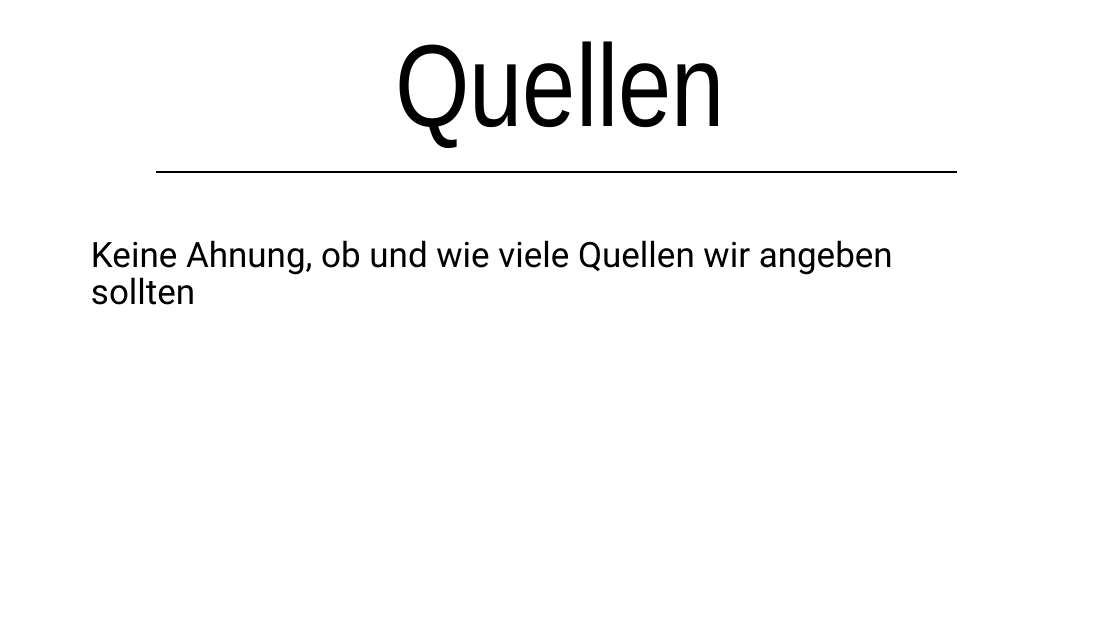
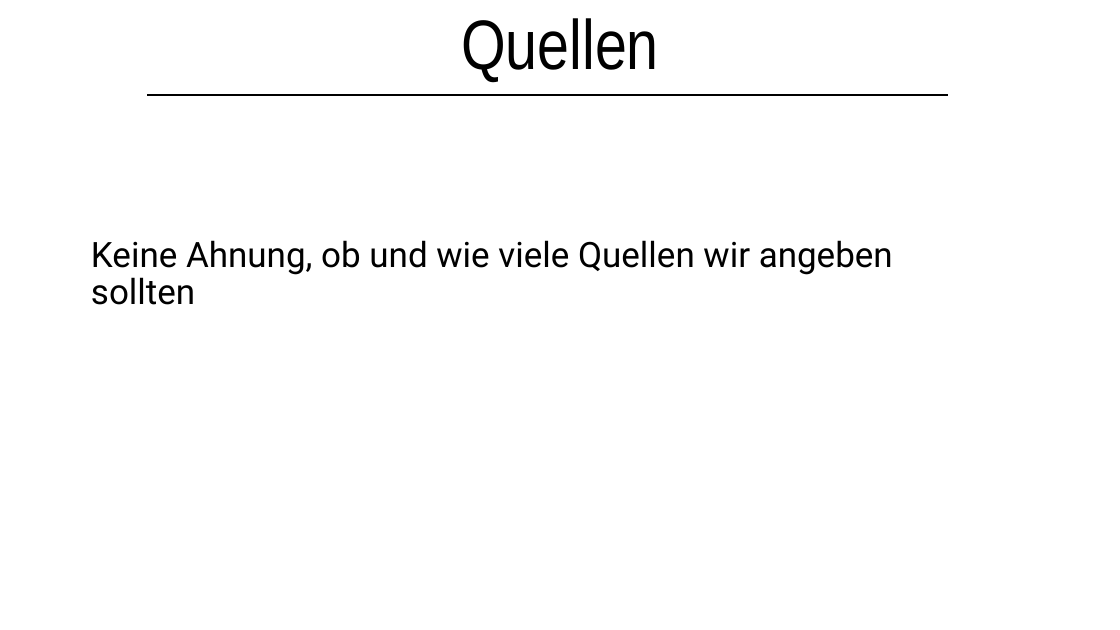
Before and after one commit to lsswchmnn/tank, a slide deck: slide 14 of Präsentation/Kettenfahrzeug.pptx (slide 10 before the commit). Drawn at 1120x630 pixels with LibreOffice and Linux fonts; fonts in the diff are those of the drawing. Boxes give left, top, right and bottom in pixels: in the first picture for what was removed or moved away, otherwise in the second. Text is boxed around its words. In the diff, an @@ line names an element or a change of style, - is before the commit and + after.

```diff
--- a/Präsentation/Kettenfahrzeug.pptx
+++ b/Präsentation/Kettenfahrzeug.pptx
@@ title "Quellen": place and size @@
-title "Quellen" at bbox=[395, 41, 725, 147]
+title "Quellen" at bbox=[461, 18, 659, 82]
@@ title "Quellen" at bbox=[461, 18, 659, 82]: size 100 to 60 pt @@
@@ line moved from (156, 172) - (957, 172) to (147, 95) - (948, 95) @@
```
Also in this commit, not shown: 2 other slides changed, 5 slides added, 1 slide removed, 2 other files.
